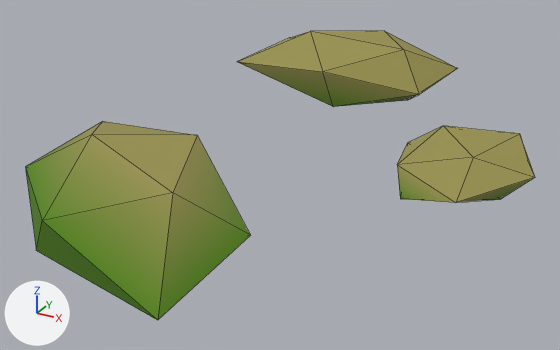
The glTF model Assets/Rock_3.glb as it was, and as the next commit left it.
The view is the same before and after, from a 50 mm lens placed at (0.737, -1.558, 0.681), pointed at (-0.097, -0.043, -0.076). Every picture has the same lights, and +X, +Y and +Z are marked at lower left. The first picture is the older version. Mesh edges are drawn as thin lines. Vertices at exactly the same position are counted once.

The older version as bpy lines, for what is in view:
```python
me_rock_3 = bpy.data.meshes.new('Rock 3')
me_rock_3.from_pydata(...)  # 36 vertices, 60 faces; spans x -0.58..0.487, y -0.639..0.677, z -0.158..0.142
me_rock_3.materials.append(mat_vertexcolor)
ob_rock_3 = bpy.data.objects.new('Rock_3', me_rock_3)
ob_rock_3.location = (0.0, 0.0, 0.0)
```
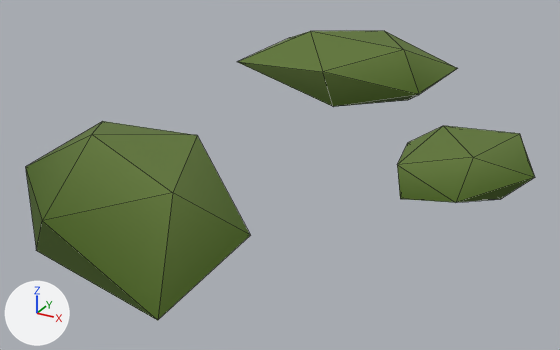
What the commit changed:
me_rock_3 has 36 vertices, 60 faces and spans x -0.58..0.487, y -0.639..0.677, z -0.158..0.142.
me_rock_3 is used by ob_rock_3; location (0.0, 0.0, 0.0).
me_rock_3 part 1: 34 faces centred in x -0.5..0.451, y -0.47..0.651, z 0.002..0.133 are repainted in the vertex colours; the middle colour goes from yellow #999251 to dark green #607638.
me_rock_3 part 2: 26 faces centred in x -0.535..0.455, y -0.586..0.586, z -0.135..0.019 are repainted in the vertex colours; the middle colour goes from green #528412 to dark green #475f1c.

What differs and where, as boxes (x1, y1, x2, y2) in the pictures (560 x 350 px):
part 1 of me_rock_3, recoloured (yellow to dark green): (31, 31, 535, 235) in both
part 2 of me_rock_3, recoloured (green to dark green): (26, 72, 533, 320) in both
